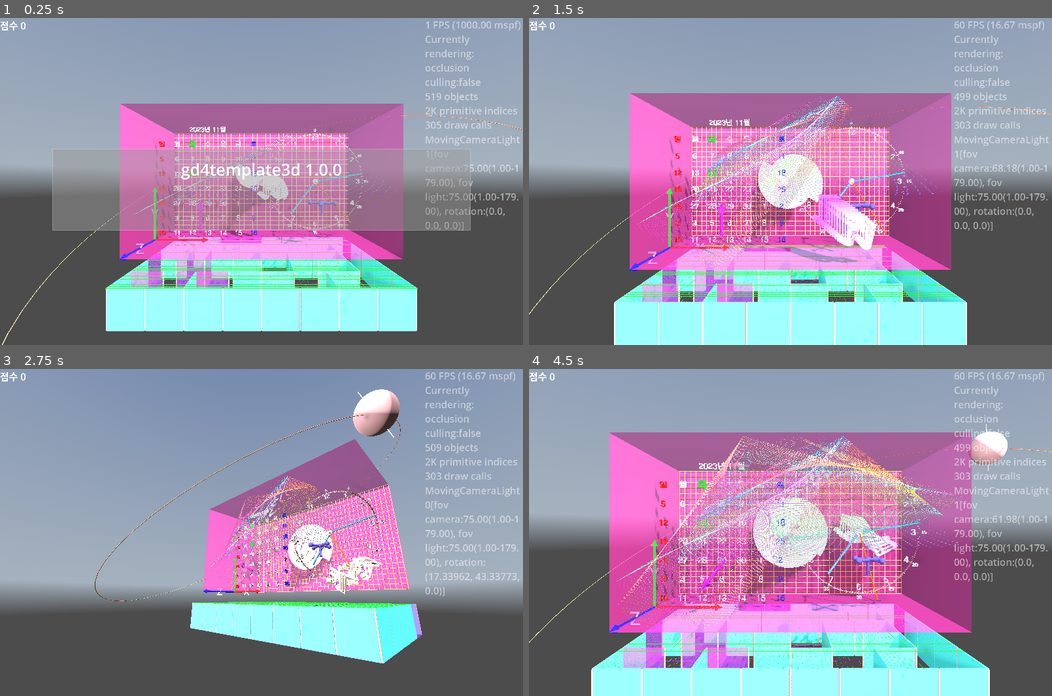
Above: before the commit, frames 1-4 (two rows, left to right).
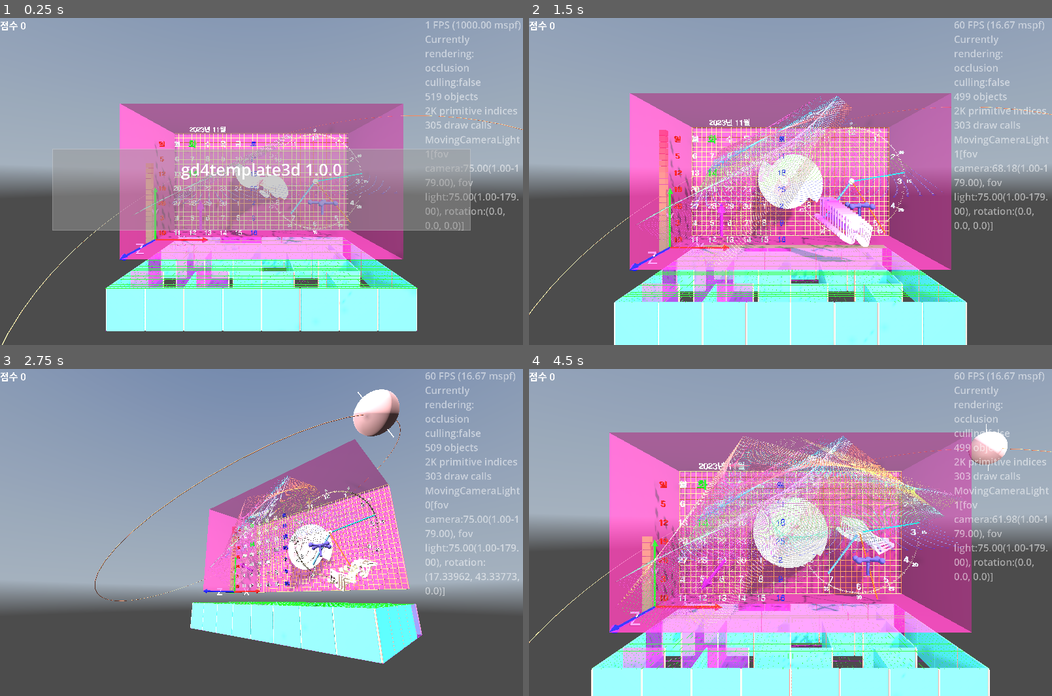
Above: after the commit, the same moments.

Repository: kasworld/gd4template3d
Game: Godot game, scene res://main.tscn
Same seed, same stepped clock (60 frames per second), same inputs: the game is played once before the commit and once after it. A sky picture missing from this copy of the repository is replaced by a grey-blue gradient.
Inputs (mouse positions are in pixels of both pictures, inside the frame that each line leads up to):
- Up to frame 1 (0.25 s): no input
- Up to frame 2 (1.5 s): tap Enter at 0.5, 0.6 s; move the mouse to (905, 165) at 0.52 s; click (905, 165) at 0.67 s; move the mouse to (685, 197) at 1.27 s; tap Delete at 1.35 s; click (685, 197) at 1.42 s
- Up to frame 3 (2.75 s): move the mouse to (313, 460) at 2.02 s; tap Enter at 2.1 s; click (313, 460) at 2.17 s
- Up to frame 4 (4.5 s): move the mouse to (764, 597) at 2.77 s; tap Delete at 2.85, 4.35 s; click (764, 597) at 2.92 s; move the mouse to (947, 581) at 3.52 s; tap Enter at 3.6 s; click (947, 581) at 3.67 s; move the mouse to (633, 483) at 4.27 s; click (633, 483) at 4.42 s

The runs differ from the first frame. In frame 1, 0.4% of the frame differs, in the area x 27-54%, y 44-69%; in frame 2, 1.4%, in the area x 23-67%, y 34-82%; in frame 3, 0.5%; in frame 4, 0.9%.

Commit message:
add bar gauge

Diff:
--- /dev/null
+++ b/bar_gauge/bar_gauge.gd
@@ -0,0 +1,46 @@
+extends Node3D
+class_name BarGauge
+
+signal max_reached( b :BarGauge)
+signal zero_reached( b :BarGauge)
+
+var max_value :int
+var current_value :int
+
+func init(count :int, sz :Vector3, co1 :Color, co2 :Color) -> BarGauge:
+	max_value = count
+	current_value = max_value
+
+	var mesh = BoxMesh.new()
+	mesh.size = Vector3(sz.x, sz.y / count /1.1 , sz.z)
+
+	$MultiMeshShape.init(mesh, Color.WHITE, count, Vector3.ZERO)
+	for i in count:
+		var rate := (i as float) / (count as float)
+		var pos3d := Vector3(0,rate*sz.y,0) # grow upward
+		$MultiMeshShape.set_inst_pos(i, pos3d)
+		$MultiMeshShape.set_inst_color(i, lerp(co1, co2, rate))
+	return self
+
+func normalize_current_value() -> void:
+	if current_value <= 0:
+		current_value = 0
+		zero_reached.emit(self)
+	elif current_value >= max_value:
+		current_value = max_value
+		max_reached.emit(self)
+
+func set_current_value( i :int) -> void:
+	current_value = i
+	normalize_current_value()
+	$MultiMeshShape.set_visible_count(current_value)
+
+func inc_current_value( n :int = 1 ) -> void:
+	current_value += n
+	normalize_current_value()
+	$MultiMeshShape.set_visible_count(current_value)
+
+func dec_current_value( n :int = 1 ) -> void:
+	current_value -= n
+	normalize_current_value()
+	$MultiMeshShape.set_visible_count(current_value)
--- /dev/null
+++ b/bar_gauge/bar_gauge.tscn
@@ -0,0 +1,9 @@
+[gd_scene load_steps=3 format=3 uid="uid://bs27xy18qt4s2"]
+
+[ext_resource type="Script" uid="uid://b66uhtlspv240" path="res://bar_gauge/bar_gauge.gd" id="1_aexue"]
+[ext_resource type="PackedScene" uid="uid://cfnbpemvoy1i6" path="res://multi_mesh_shape/multi_mesh_shape.tscn" id="2_ngnq6"]
+
+[node name="BarGauge" type="Node3D"]
+script = ExtResource("1_aexue")
+
+[node name="MultiMeshShape" parent="." instance=ExtResource("2_ngnq6")]
--- a/main.gd
+++ b/main.gd
@@ -36,6 +36,8 @@
 	$TimedMessage.show_message("",0)
 
 	$AxisArrow3D.set_size(10)
+	$BarGauge.init(WorldSize.y, Vector3(1, WorldSize.y, 1), Color.GREEN, Color.RED)
+	$BarGauge.position.x = -1
 	wallbox_demo()
 	maze3d_demo()
 	orbit_demo()
@@ -209,6 +211,10 @@
 
 func _process(_delta: float) -> void:
 	label_demo()
+	if randi_range(0,1) == 0:
+		$BarGauge.inc_current_value()
+	else:
+		$BarGauge.dec_current_value()
 	main_animation.handle_animation()
 	if $MovingCameraLight.is_current_camera():
 		$MovingCameraLight.move_hober_around_z(WorldSize/2, (WorldSize.x+WorldSize.y)/2, WorldSize.length()*0.6 )
--- a/main.tscn
+++ b/main.tscn
@@ -8,6 +8,7 @@
 [ext_resource type="PackedScene" uid="uid://c8npqlgeyy3xa" path="res://arrow3d/arrow_3d.tscn" id="6_7mycd"]
 [ext_resource type="PackedScene" uid="uid://d4kkhfcvaexg1" path="res://valve_handle/valve_handle.tscn" id="7_272bh"]
 [ext_resource type="PackedScene" uid="uid://ces3a6yv0c5fi" path="res://moving_carmera_light/moving_camera_light.tscn" id="8_5vw27"]
+[ext_resource type="PackedScene" uid="uid://bs27xy18qt4s2" path="res://bar_gauge/bar_gauge.tscn" id="9_kek77"]
 
 [sub_resource type="Theme" id="Theme_h2yge"]
 default_font_size = 48
@@ -100,3 +101,5 @@
 [node name="MovingCameraLight" parent="." instance=ExtResource("8_5vw27")]
 
 [node name="FixedCameraLight" parent="." instance=ExtResource("8_5vw27")]
+
+[node name="BarGauge" parent="." instance=ExtResource("9_kek77")]
--- a/mesh_trail/mesh_trail.gd
+++ b/mesh_trail/mesh_trail.gd
@@ -174,6 +174,6 @@
 			mesh = TextMesh.new()
 			mesh.depth = r/4
 			mesh.pixel_size = r / 10
-			mesh.font_size = r*50
+			mesh.font_size = r*40
 			mesh.text = "%s" % mesh_type
 	return mesh
Not shown, added: bar_gauge/bar_gauge.gd.uid
Not shown: 1 places in main.tscn that only renumber resources
